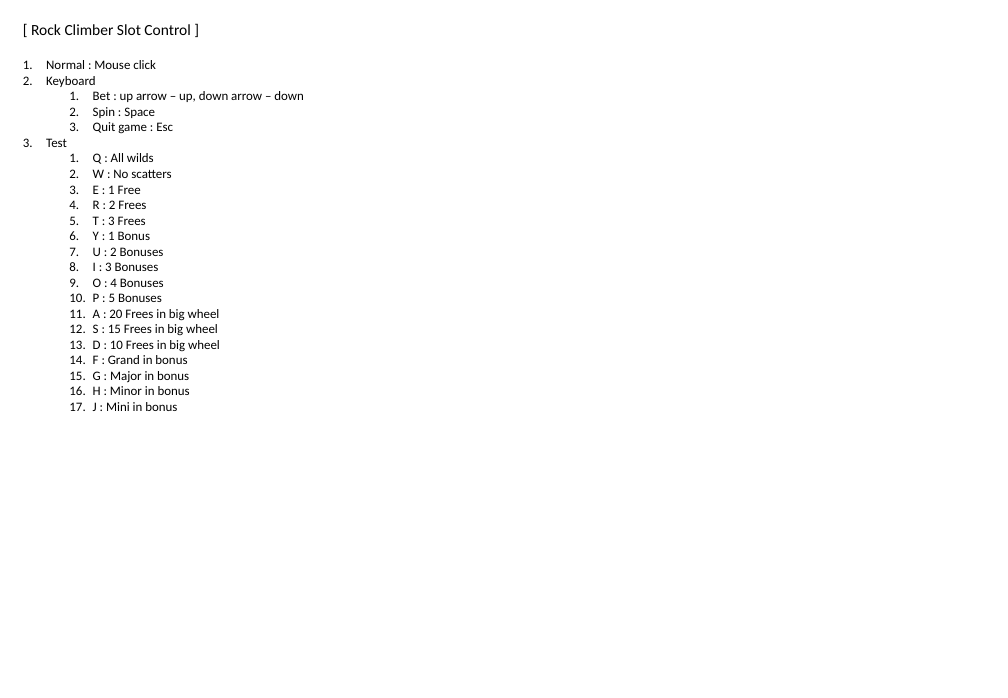
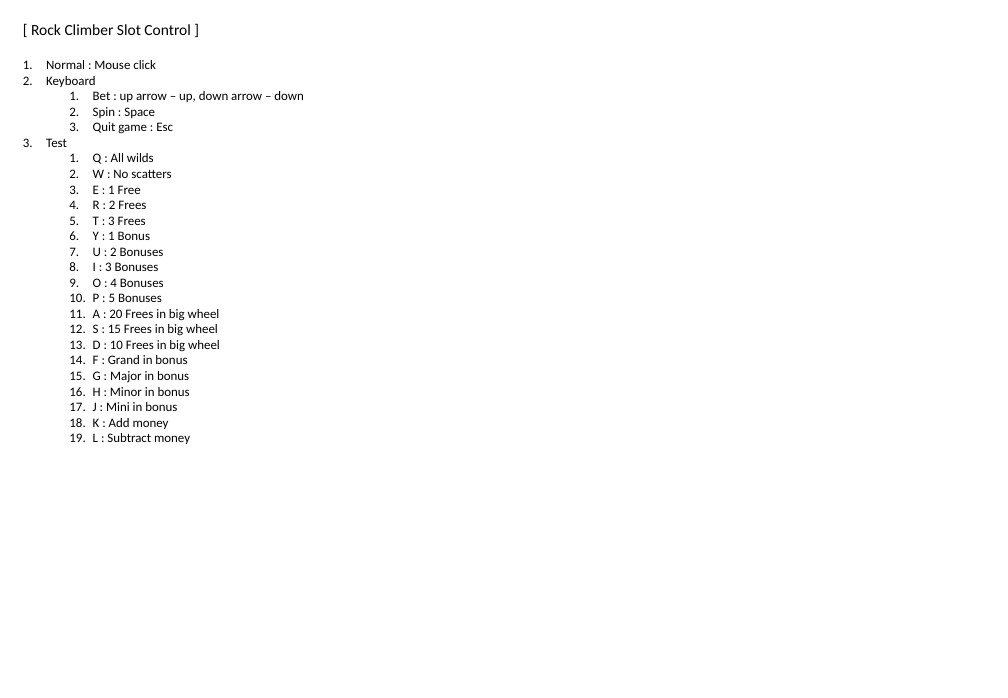
Before and after one commit to SuperVeigar/SlotMachine, a slide deck: slide 3 of 00_Documents/Proposal_RockCLimber.pptx. Drawn at 1008x698 pixels with LibreOffice and Linux fonts; fonts in the diff are those of the drawing. Boxes give left, top, right and bottom in pixels: in the first picture for what was removed or moved away, otherwise in the second. Text is boxed around its words. In the diff, an @@ line names an element or a change of style, - is before the commit and + after.

```diff
--- a/00_Documents/Proposal_RockCLimber.pptx
+++ b/00_Documents/Proposal_RockCLimber.pptx
@@ text at box(93, 418, 190, 444): paragraphs added @@
+  18. K : Add money
+  19. L : Subtract money
```
Also in this commit, not shown: 6 other files.
